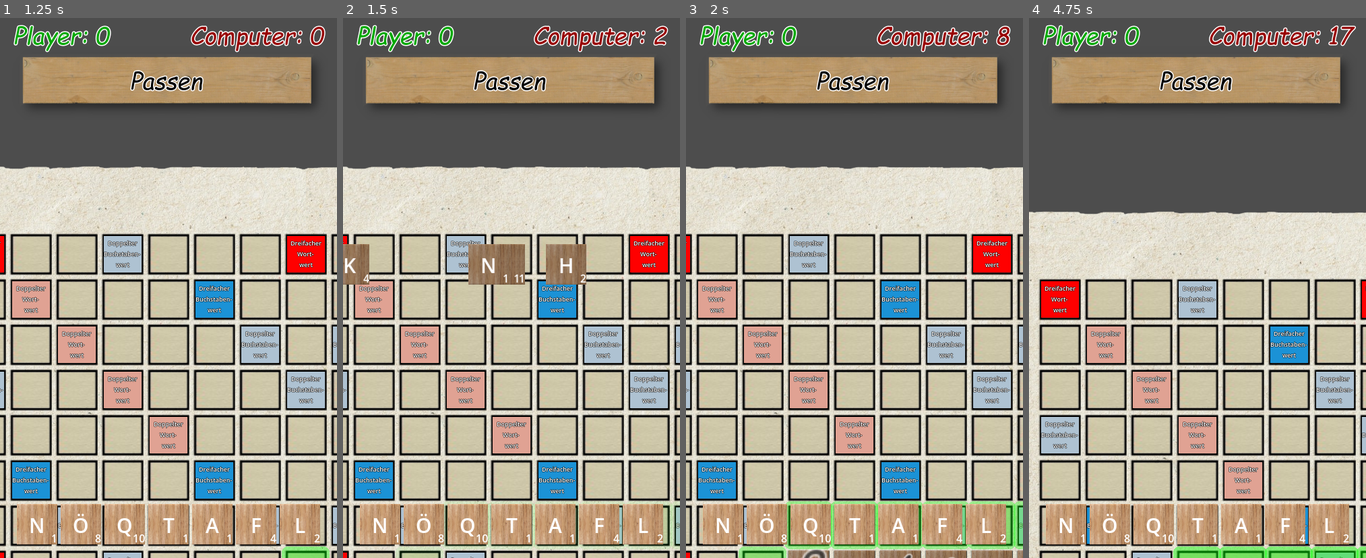
Above: before the commit, frames 1-4 (left to right).
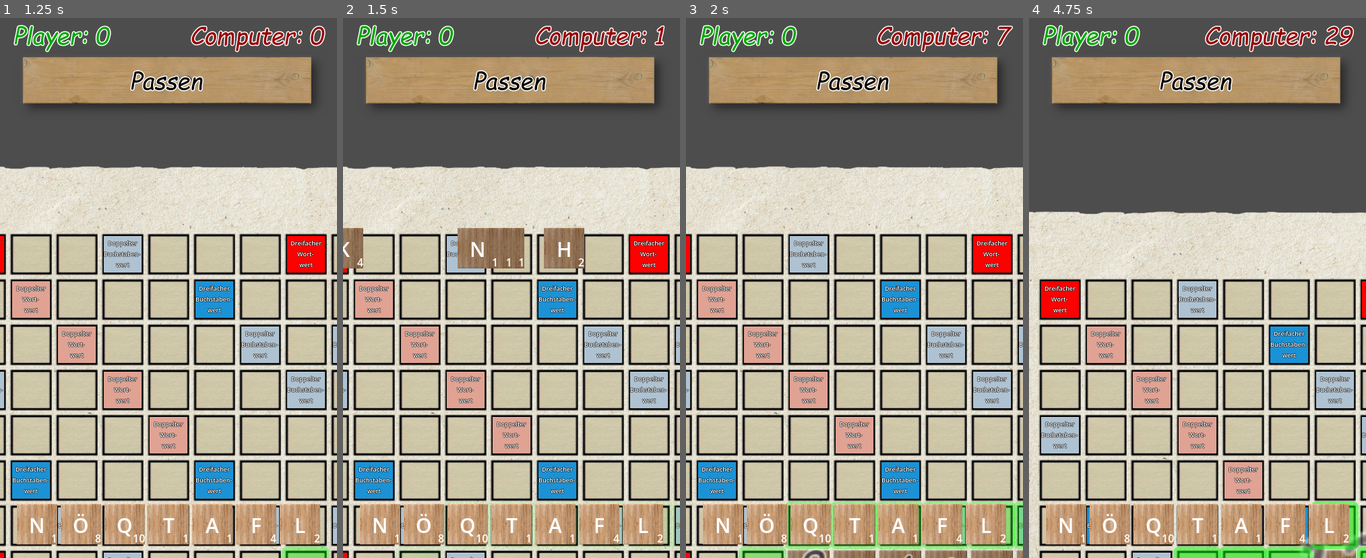
Above: after the commit, the same moments.

Repository: schaefchenaufderweide/scrabble
Game: Godot game, scene res://scenes/Main.tscn
Same seed, same stepped clock (60 frames per second), same inputs: the game is played once before the commit and once after it.
Inputs (mouse positions are in pixels of both pictures, inside the frame that each line leads up to):
- Up to frame 1 (1.25 s): tap Enter at 0.5 s; drag from (30, 28) to (168, 298) at 0.52 s
- Up to frame 2 (1.5 s): click "Passen" at 1.25 s
- Up to frame 3 (2 s): no input
- Up to frame 4 (4.75 s): drag from (1059, 255) to (1150, 255) at 2.02 s; move the mouse to (1106, 255) at 2.77 s; hold Up (ui_up) 2.78-3.5 s; tap O at 2.85 s; click (1106, 255) at 2.92 s; tap Space at 3.5 s; drag from (1197, 255) to (1288, 255) at 3.52 s; drag from (1335, 255) to (1197, 298) at 4.27 s

Frame 1 is identical in both runs. In frame 2, 3.7% of the frame differs, in the area x 0-97%, y 1-100%; in frame 3, 0.2%; in frame 4, 1.8%.

Commit message:
0.8 computer tauscht buchstaben ... fehler korrigiert, dass computer fälschlich passte, weil die belegten felder zu falschem zeitpunkt berechnet wurden. punkte_labels drehen sich nicht, sondern sind gedreht (sonst nicht lesbar)

Diff:
--- a/scripts/computerzug.gd
+++ b/scripts/computerzug.gd
@@ -31,7 +31,7 @@
 	zu_pruefende_spalten = []
 
 
-
+	belegte_felder = global_concepts.get_belegte_felder(false)
 
 
 	for all_feld in belegte_felder:
@@ -46,7 +46,7 @@
 	max_durchgaenge = len(zu_pruefende_reihen) + len(zu_pruefende_spalten)
 	computer_buchstaben = global_concepts.computer.get_buchstaben()
 	computer_buchstaben.sort()
-	belegte_felder = global_concepts.get_belegte_felder(false)
+
 	if not belegte_felder:
 		global_concepts.brett_ist_leer = true
 	else:
@@ -56,6 +56,7 @@
 	word_array_waagrecht = word_array_lst[0]
 	word_array_senkrecht = word_array_lst[1]
 
+	print("zu prüfende reihen: ", zu_pruefende_spalten, " zu prüfende spalten: ", zu_pruefende_spalten)
 
 func draw_bar():
 	var new_breite = fortschrittanzeige_max_breite * percent
@@ -108,9 +109,6 @@
 	var all_lst = get_words_and_zellen_from_string_and_pattern(zu_pruefende_reihe_oder_spalte_txt, zu_pruefende_reihe_oder_spalte_nr, info_reihe_oder_spalte_txt)
 	var buchstaben_dict = all_lst[0]
 	var pattern = all_lst[1]
-
-	#if not belegte_felder:
-		#moegliche_woerter += global_concepts.wortliste_dict.keys()
 
 	moegliche_woerter += find_moegliche_woerter(pattern, computer_buchstaben, buchstaben_dict, info_reihe_oder_spalte_txt, zu_pruefende_reihe_oder_spalte_nr, belegte_felder)
 
@@ -292,6 +290,9 @@
 		zelle = [zelle_beginn[0] + richtung[0] * abstand, zelle_beginn[1] + richtung[1] * abstand]
 		#buchstabe = single_match_txt[stelle]
 		if zelle not in belegte_felder:  # muss gelegt werden
+			if zelle not in global_concepts.all_spielfelder:
+				print("Zelle außerhalb des Spielfelds!")
+				return false
 			lege_dict[zelle] = buchstabe
 			if not buchstabe in computer_buchstaben:
 				#if len(single_match_txt) < 5:
@@ -396,6 +397,7 @@
 func _process(delta: float) -> void:
 
 	if aktiv:
+
 		#print("aktiv", aktiv)
 
 		durchgang += 1
@@ -407,9 +409,7 @@
 		elif zu_pruefende_spalten:
 			var zu_pruefende_spalte = zu_pruefende_spalten.pop_front()
 			think_durchgang(zu_pruefende_spalte, "spalte", belegte_felder)
-		#print("bisher ", len(moegliche_woerter), " gefunden")
-		if durchgang >= max_durchgaenge:
-			#print("ende computerzug")
+		else:
 			thinking_ende()
 
 
@@ -417,11 +417,6 @@
 	var erlaubte_woerter = []
 	for pruefwort_lst in moegliche_woerter:
 		assert(pruefwort_lst[0] in global_concepts.wortliste_dict)
-		#print("prüfe ", pruefwort, " aus moeglichen wortern auf querwortprobleme")
-		#while pruefwort_lst[0] not in global_concepts.wortliste_dict:
-			#print("This should not happen!", pruefwort_lst[0], " nicht in Liste!")
-			#pruefwort_lst = moegliche_woerter.pop_front()
-			#
 
 		var ergebnis_test = test_moegliches_wort_und_get_punkte_und_get_punkte_labels(pruefwort_lst, belegte_felder)
 		var allowed = ergebnis_test[0]
@@ -430,19 +425,30 @@
 		var new_punkte_labels = ergebnis_test[2]
 		if allowed:
 			erlaubte_woerter.append([pruefwort_lst, punkte, new_punkte_labels])
-			#print("erlaubt: ", [pruefwort, punkte])
-		#else:
-			#print("nicht erlaubt: ", [pruefwort, punkte])
+
 
 	var sort_erlaubte_woerter = sort_by_punkte(erlaubte_woerter)
-	# TODO: WAS wenn keines legbar? -> computer tauscht steine oder passt
-	#print("bestes wort ", sort_erlaubte_woerter[0])
-
-	#print("computer steine vor legen: ", computer_buchstaben)
-	if not sort_erlaubte_woerter:
-		print("Computer passt ...")
+
+	if not sort_erlaubte_woerter and global_concepts.buchstaben_im_sackerl:
+		var zurueck_ins_sackerl = []
+		for buch in computer_buchstaben:
+			if GlobalGameSettings.spielsteine_start[buch]["Wert"] > GlobalGameSettings.computer_tausch_schwelle_wert:
+				zurueck_ins_sackerl.append(buch)
+				var buch_position_in_hand = computer_buchstaben.find(buch)
+
+				global_concepts.computer.steine_dict[buch_position_in_hand] = null
+		global_concepts.buchstaben_im_sackerl += zurueck_ins_sackerl
+		var tausch_text = "Computer tauscht " + str(len(zurueck_ins_sackerl)) + " Buchstaben ..."
+		global_concepts.punkte_labels[[7,7]] = [tausch_text]
+		#print("Computer tauscht ...")
+
+
+	elif not sort_erlaubte_woerter:
+		global_concepts.punkte_labels[[7,7]] = ["Computer passt ..."]
+		#print("Computer passt ... (Buchstaben: ", computer_buchstaben, ")")
 
 	else:
+		#print("Computer passt nicht ... (Buchstaben: ", computer_buchstaben, ")")
 		lege_steine(sort_erlaubte_woerter[0])
 		var punkte = sort_erlaubte_woerter[0][1]
 		var new_punkte_labels = sort_erlaubte_woerter[0][2]
--- a/scripts/global_concepts.gd
+++ b/scripts/global_concepts.gd
@@ -27,7 +27,7 @@
 
 
 var punkte_labels = {}
-#var punkte_labels_tweens = {}
+var punkte_scene = preload("res://scenes/PunkteLabel.tscn")
 
 var brett_ist_leer
 var dragged_stein = null
@@ -523,15 +523,14 @@
 
 func create_new_punkte_labels():
 
-
-	var punkte_scene = preload("res://scenes/PunkteLabel.tscn")
-
 	for feld in punkte_labels:
 
-
-
-		var position = all_spielfelder[feld].position
-		var offset = all_spielfelder[feld].size/2
+		var position
+		var offset
+
+
+		position = all_spielfelder[feld].position
+		offset = all_spielfelder[feld].size/2
 
 		for punkte_text in punkte_labels[feld]:
 
@@ -539,30 +538,27 @@
 			var new_punkte_label = punkte_scene.instantiate()
 			new_punkte_label.position = position - offset
 			new_punkte_label.text = str(punkte_text)
-			# DAS FUNKTIONIERT SO NICHT!!!!
-			#if an_der_reihe == player:
-				#new_punkte_label.label_settings.resource_path = "res://labelsettings_player.tres"
-			#else:
-				#new_punkte_label.label_settings.resource_path = "res://labelsettings_computer.tres"
+
 			spielbereich_spielfelder.add_child(new_punkte_label)
 			var tween = create_tween()
 			var max_size
 			var new_position = null
-			var new_rotation = 0
+			#var new_rotation = 0
 
 			if typeof(punkte_text) == TYPE_INT:
 				max_size = 1 + punkte_text/2
 			else:   # keine punkte angeführt, sondern text
 				max_size = 3
 				new_position = new_punkte_label.position + Vector2(randi_range(-50, 50), randi_range(-50, 50))
-				new_rotation = randi_range(-2,2)
+				var new_rotation = randi_range(-45,45)
+				new_punkte_label.rotation = deg_to_rad(new_rotation)
 
 			var dauer = 3
 			tween.tween_property(new_punkte_label, "scale", Vector2(max_size, max_size), dauer).set_ease(Tween.EASE_OUT).set_trans(Tween.TRANS_SINE)
 			tween.parallel().tween_property(new_punkte_label, "modulate:a", 0, dauer).set_ease(Tween.EASE_OUT).set_trans(Tween.TRANS_SINE)
 			if new_position:
 				tween.parallel().tween_property(new_punkte_label, "position", new_position, dauer)
-				tween.parallel().tween_property(new_punkte_label, "rotation", new_rotation, dauer).set_ease(Tween.EASE_OUT).set_trans(Tween.TRANS_EXPO)
+				#tween.parallel().tween_property(new_punkte_label, "rotation", new_rotation, dauer).set_ease(Tween.EASE_OUT).set_trans(Tween.TRANS_EXPO)
 			new_punkte_label.timer.wait_time = dauer
 			new_punkte_label.timer.start()
 	punkte_labels = {}
--- a/scripts/global_game_settings.gd
+++ b/scripts/global_game_settings.gd
@@ -40,5 +40,6 @@
 					"doppelter Buchstabenwert": [[3,0], [11,0], [0,3],[6,2],[8,2],[7,3],[2,6],[6,6],[8,6],[12,6],[3,7],[11,7],[2,8],[6,8],[8,8],[12,8],[0,11],[7,11],[14,11],[6,12],[8,12],[3,14],[11,14]],
 					"Mitte": [[7,7]]}
 
+var computer_tausch_schwelle_wert = 5
 #var computer_denktiefe = 100
-var allowed_letters = spielsteine_start.keys()
+#var allowed_letters = spielsteine_start.keys()
Not shown, changed: roadmap.txt
Not shown, changed: todo.txt
